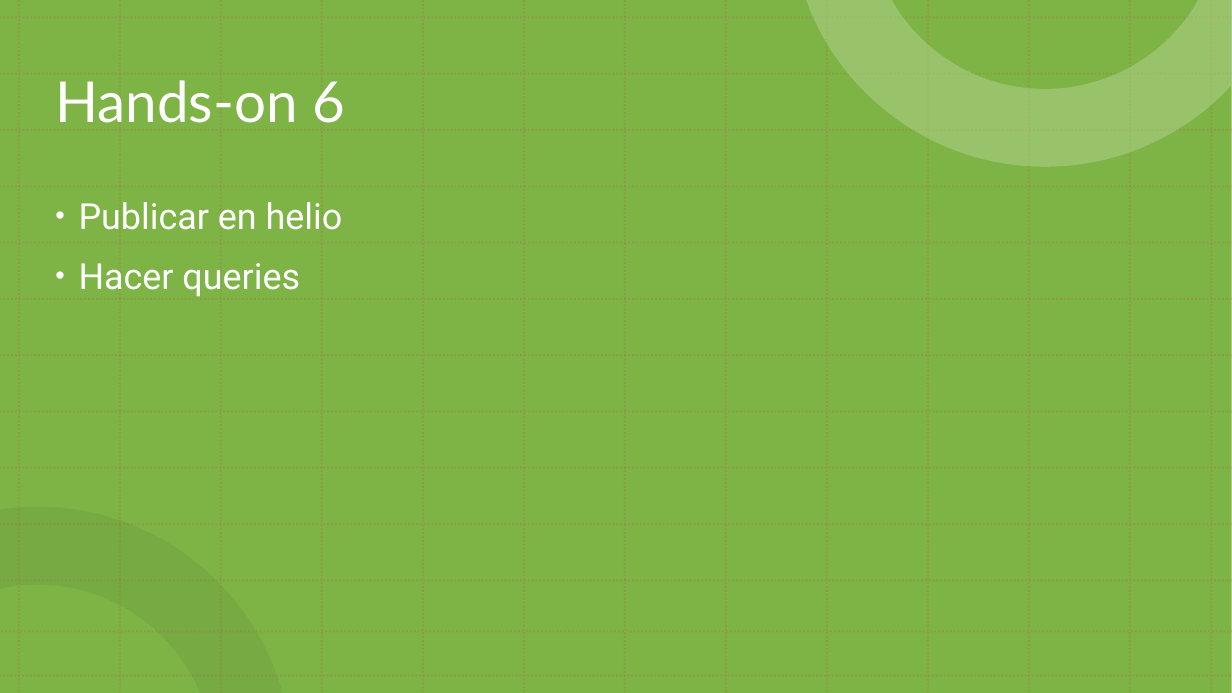
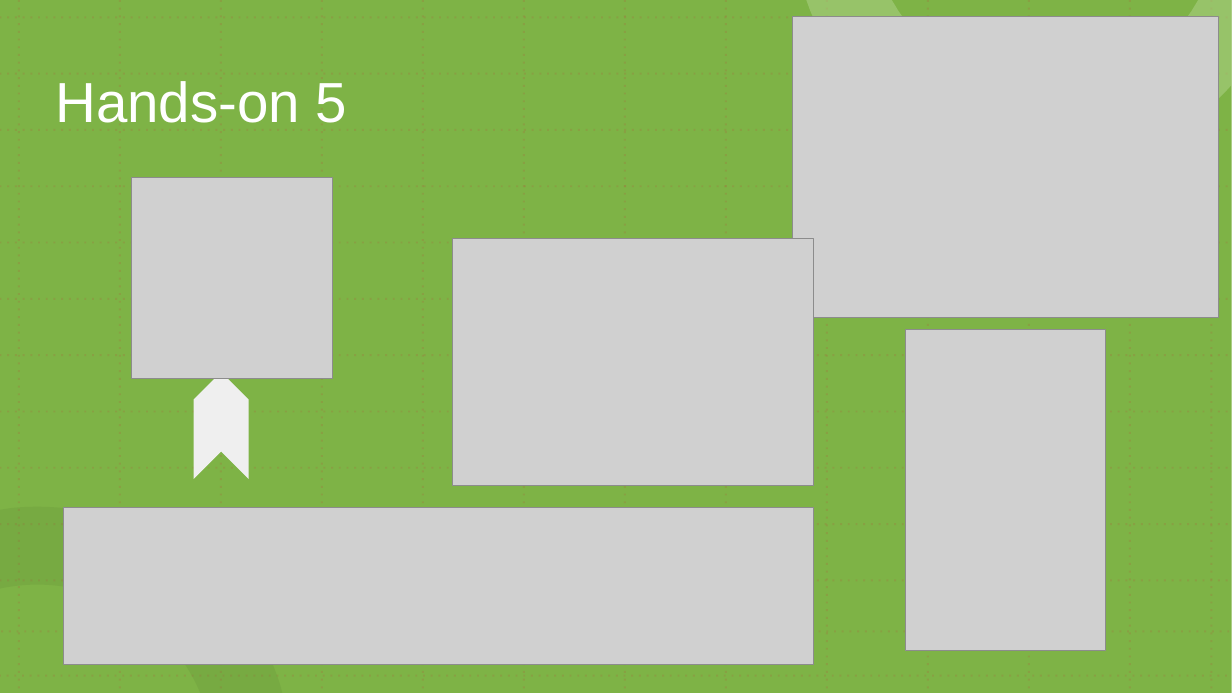
Before and after one commit to jdlgc/Curso2021-2022, a slide deck: slide 9 of HandsOn/Group19/presentation/Calidad_del_aire_en_Madrid.pptx (slide 11 before the commit). Drawn at 1232x693 pixels with LibreOffice and Linux fonts; fonts in the diff are those of the drawing; grey boxes stand for pictures. Boxes give left, top, right and bottom in pixels: in the first picture for what was removed or moved away, otherwise in the second. Text is boxed around its words. In the diff, an @@ line names an element or a change of style, - is before the commit and + after.

```diff
--- a/HandsOn/Group19/presentation/Calidad_del_aire_en_Madrid.pptx
+++ b/HandsOn/Group19/presentation/Calidad_del_aire_en_Madrid.pptx
@@ picture added at (793, 17, 1219, 318) @@
@@ freeform shape at (807, 0, 1232, 167): fill #B2D38E at 50% opacity to #B1D38C at 50% opacity @@
@@ title at (55, 81, 347, 123): text changed; font Lato to Arial @@
-Hands-on 6
+Hands-on 5
@@ picture added at (132, 177, 333, 378) @@
@@ text removed at (79, 202, 343, 297) @@
-• Publicar en helio
-• Hacer queries
@@ picture added at (452, 238, 813, 486) @@
@@ picture added at (906, 330, 1106, 652) @@
@@ chevron added at (193, 372, 249, 480), fill #EFEFEF @@
@@ freeform shape at (0, 506, 282, 693): fill #5E8635 at 20% opacity to #5E8634 at 20% opacity @@
@@ picture added at (64, 507, 813, 665) @@
```
Also in this commit, not shown: 10 other slides changed, 2 slides removed, 2 other files.
